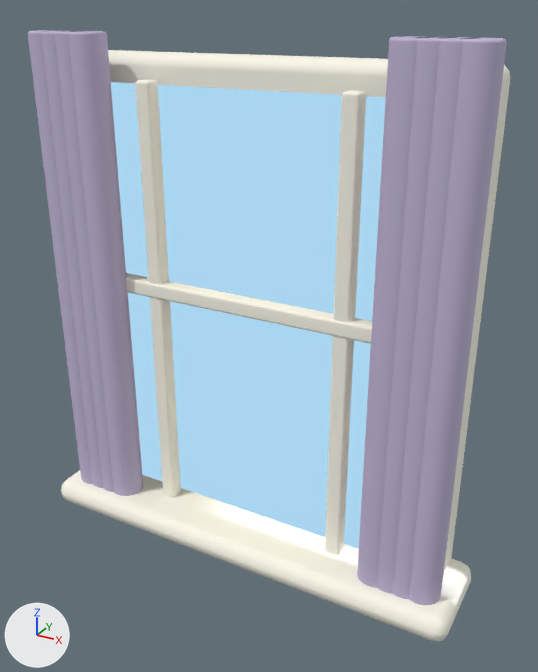
The glTF model assets/3d/native/window11C.glb as it was, and as the next commit left it.
Rendered twice from a 50 mm camera at (1.17, -2.09, 1.83) aimed at (0.07, -0.09, 0.83). Lighting does not change. The marker at lower left points along +X, +Y and +Z. The picture after the commit comes second. Where no turn or scale is listed for an object, it has been applied to the vertices. Vertices at exactly the same position are counted once.

In view in the first picture: 'Curtain fold', 'Curtain fold.002', 'Curtain fold.003', 'Curtain fold.004', 'Curtain fold.005', 'Curtain fold.006', 'Curtain fold.007', 'Sill', 'Window frame', 'Window glass', 'Window muntin', 'Window muntin.001' and 2 more.
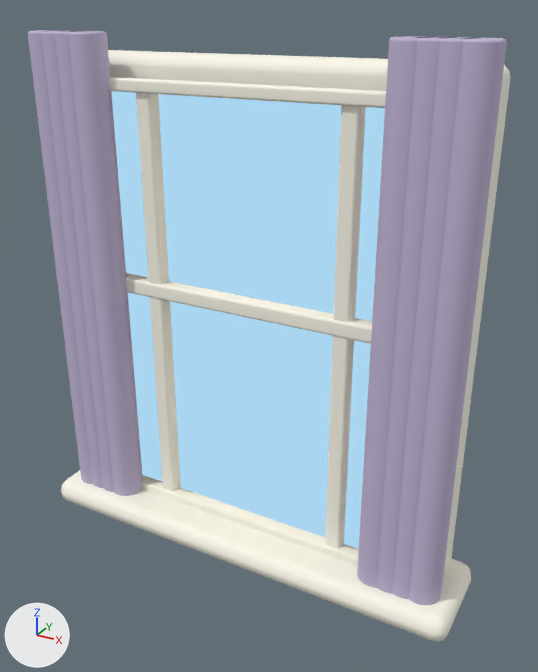
What differs and where, as boxes [x1, y1, x2, y2] in the pictures (538 x 672 px):
'Opening sash rail.001', added: after [109, 77, 386, 108]
'Opening sash rail', added: after [142, 476, 358, 566]
part 1 of me_cube_090, surface changed: [141, 479, 470, 608] in both

Diff of the bpy script that builds the scene:
```diff
--- a/assets/3d/native/window11C.glb.py
+++ b/assets/3d/native/window11C.glb.py
@@ me_cube_090 @@
 me_cube_090.from_pydata(...)  # 96 vertices, 188 faces; spans x -0.81..0.81, y -0.17..0.17, z -0.05..0.05
 # used by ob_sill; location = (0.0, -0.12, 0.03)
+# me_cube_090 part 1: texture (UV) coordinates of 188 of 188 faces, centred in x -0.81..0.81, y -0.17..0.17, z -0.05..0.05, changed; they spanned u 0.01..0.89, v 0.34..0.84 and now span u 0.01..0.6, v 0.01..0.88
 me_cube_090.materials.append(mat_window_area_cream_011)
@@ me_cube_1498 @@
+me_cube_1498.from_pydata(...)  # 96 vertices, 188 faces; spans x -0.635..0.635, y -0.022..0.022, z -0.02..0.02
+me_cube_1498.materials.append(mat_window_area_cream_011)
@@ me_cube_1497 @@
+me_cube_1497.from_pydata(...)  # 96 vertices, 188 faces; spans x -0.635..0.635, y -0.022..0.022, z -0.02..0.02
+me_cube_1497.materials.append(mat_window_area_cream_011)
@@ ob_opening_sash_rail_001 @@
+ob_opening_sash_rail_001 = bpy.data.objects.new('Opening sash rail.001', me_cube_1498)
+ob_opening_sash_rail_001.location = (0.0, -0.143, 1.61)
@@ ob_opening_sash_rail @@
+ob_opening_sash_rail = bpy.data.objects.new('Opening sash rail', me_cube_1497)
+ob_opening_sash_rail.location = (0.0, -0.143, 0.09)
```
